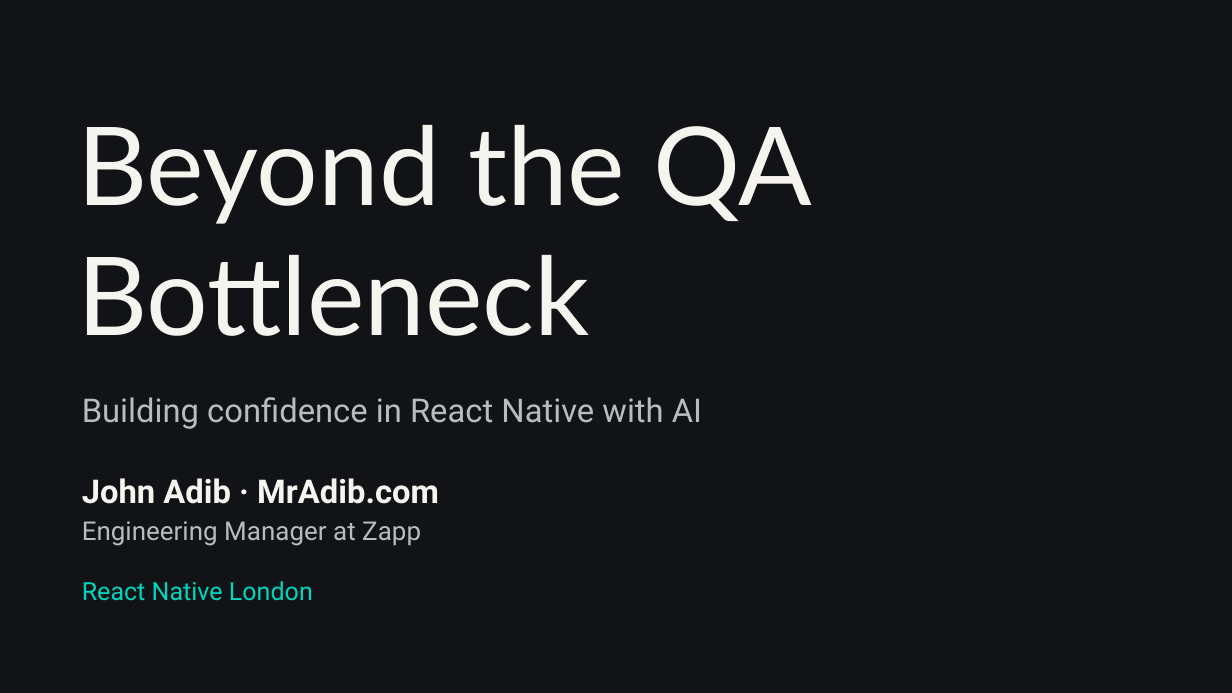
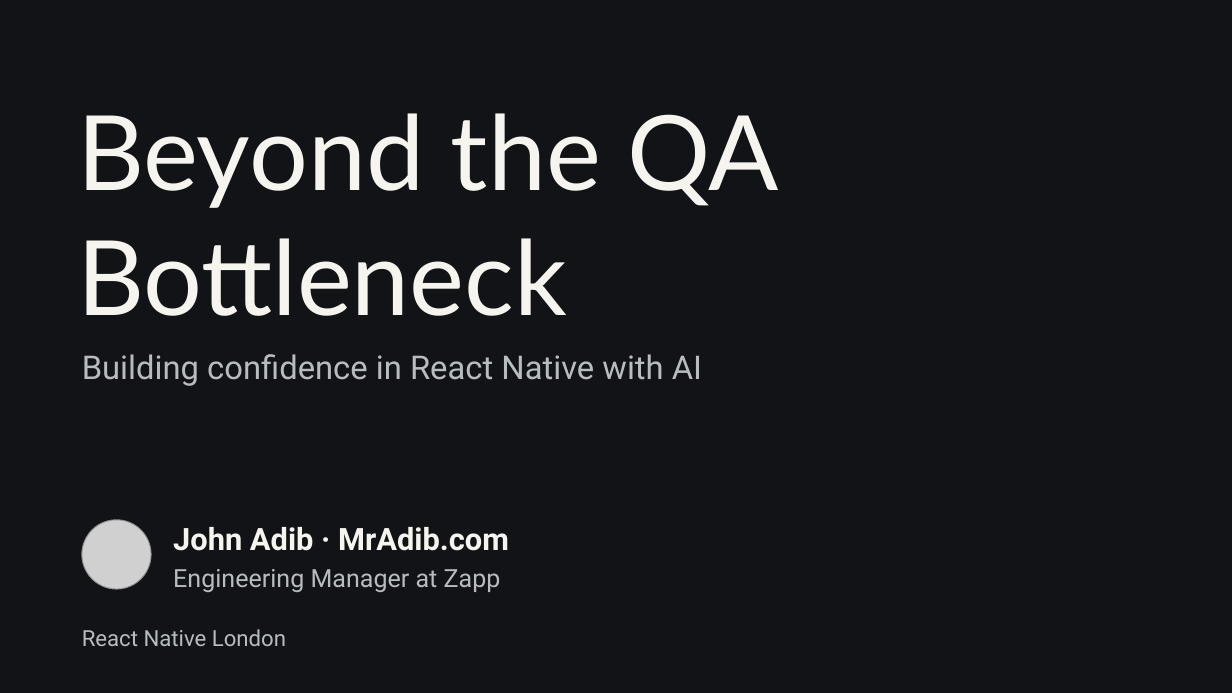
Before and after one commit to JohnAdib/mradib.com, a slide deck: slide 1 of resources/talks/beyond-the-qa-bottleneck.pptx. Drawn at 1232x693 pixels with LibreOffice and Linux fonts; fonts in the diff are those of the drawing; grey boxes stand for pictures; background and template pictures are left out. Boxes give left, top, right and bottom in pixels: in the first picture for what was removed or moved away, otherwise in the second. Text is boxed around its words. In the diff, an @@ line names an element or a change of style, - is before the commit and + after.

Commit message:
design: unify QA talk cover and sharing artwork

```diff
--- a/resources/talks/beyond-the-qa-bottleneck.pptx
+++ b/resources/talks/beyond-the-qa-bottleneck.pptx
@@ text "Beyond the QA": place and size @@
-text "Beyond the QA" at (77, 125, 812, 336)
+text "Beyond the QA" at (77, 113, 780, 316)
@@ text "Beyond the QA" at (77, 113, 780, 316): size 84.8 to 81 pt @@
@@ text "Building confidence in React Native ...": place and size @@
-text "Building confidence in React Native ..." at (82, 397, 702, 429)
+text "Building confidence in React Native ..." at (82, 354, 702, 386)
@@ picture added at (82, 519, 152, 589) @@
@@ text "John Adib · MrAdib.com": place and size @@
-text "John Adib · MrAdib.com" at (82, 478, 439, 504)
+text "John Adib · MrAdib.com" at (173, 527, 509, 551)
@@ text "John Adib · MrAdib.com" at (173, 527, 509, 551): size 25.5 to 24 pt @@
@@ text "Engineering Manager at Zapp": place and size @@
-text "Engineering Manager at Zapp" at (82, 521, 421, 546)
+text "Engineering Manager at Zapp" at (173, 569, 501, 592)
@@ text "Engineering Manager at Zapp" at (173, 569, 501, 592): size 20.2 to 19.5 pt @@
@@ text "React Native London": place and size @@
-text "React Native London" at (82, 581, 313, 601)
+text "React Native London" at (82, 629, 286, 646)
@@ text "React Native London" at (82, 629, 286, 646): size 19.5 to 17.2 pt, text colour #00D5BE to #B7BCC1 @@
```
Also in this commit, not shown: 1 other slide changed, 9 other files.
